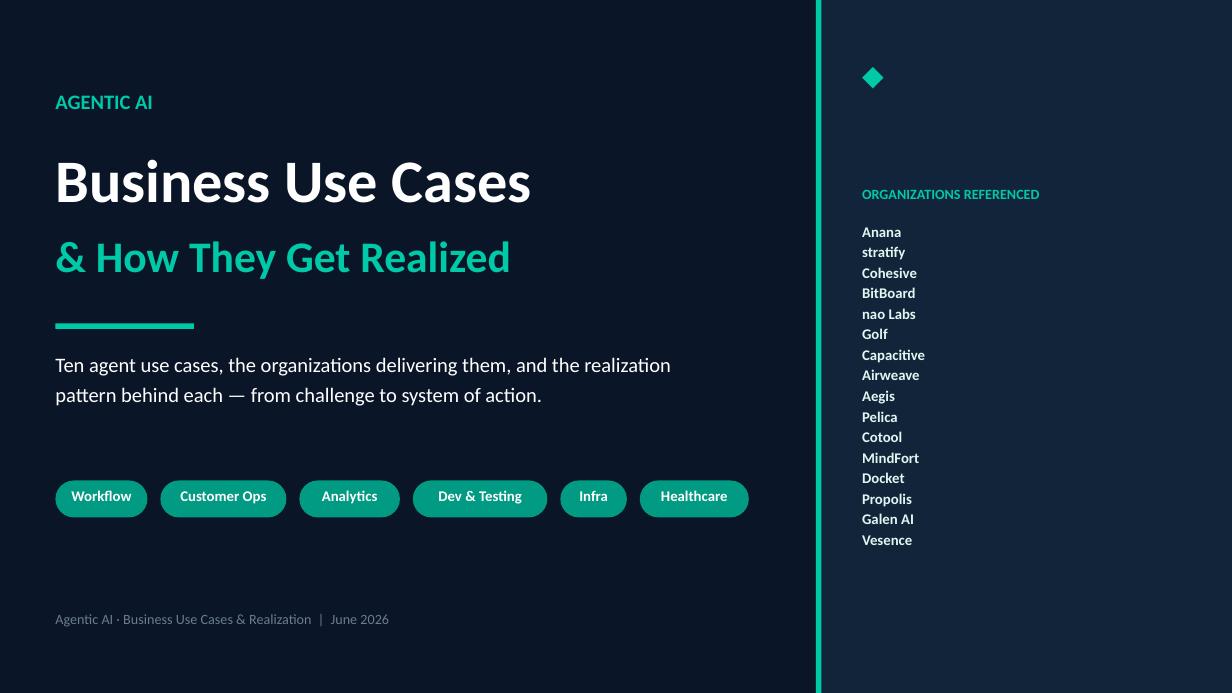
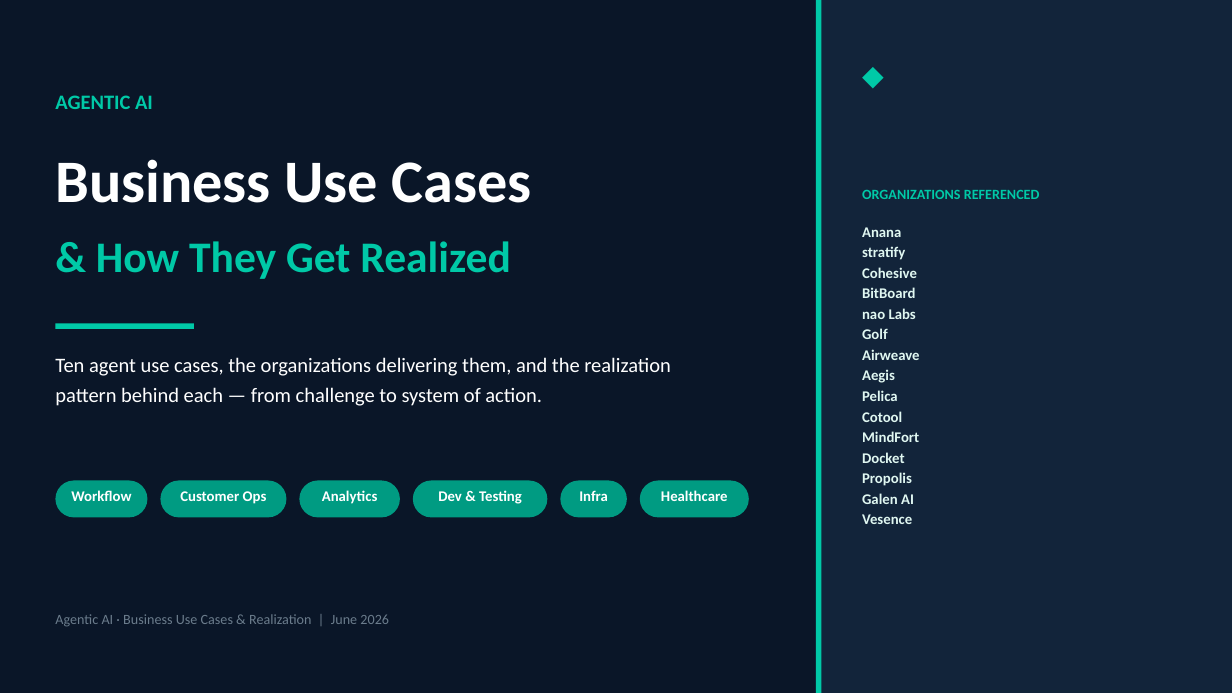
Before and after one commit to shekerkamma/ticketforge, a slide deck: slide 1 of docs/reports/yc-agent-usecases-realization.pptx. Drawn at 1232x693 pixels with LibreOffice and Linux fonts; fonts in the diff are those of the drawing. Boxes give left, top, right and bottom in pixels: in the first picture for what was removed or moved away, otherwise in the second. Text is boxed around its words. In the diff, an @@ line names an element or a change of style, - is before the commit and + after.

```diff
--- a/docs/reports/yc-agent-usecases-realization.pptx
+++ b/docs/reports/yc-agent-usecases-realization.pptx
@@ text at (x1=862, y1=349, x2=925, y2=363): paragraph removed @@
-Capacitive
```
Also in this commit, not shown: 8 other slides changed, 5 other files.
